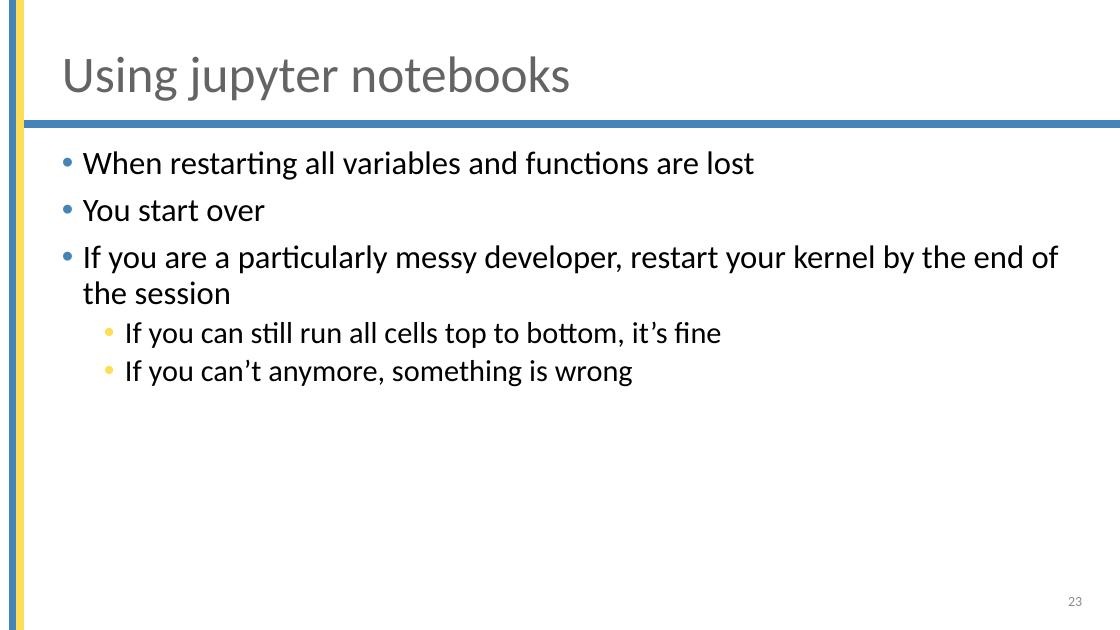
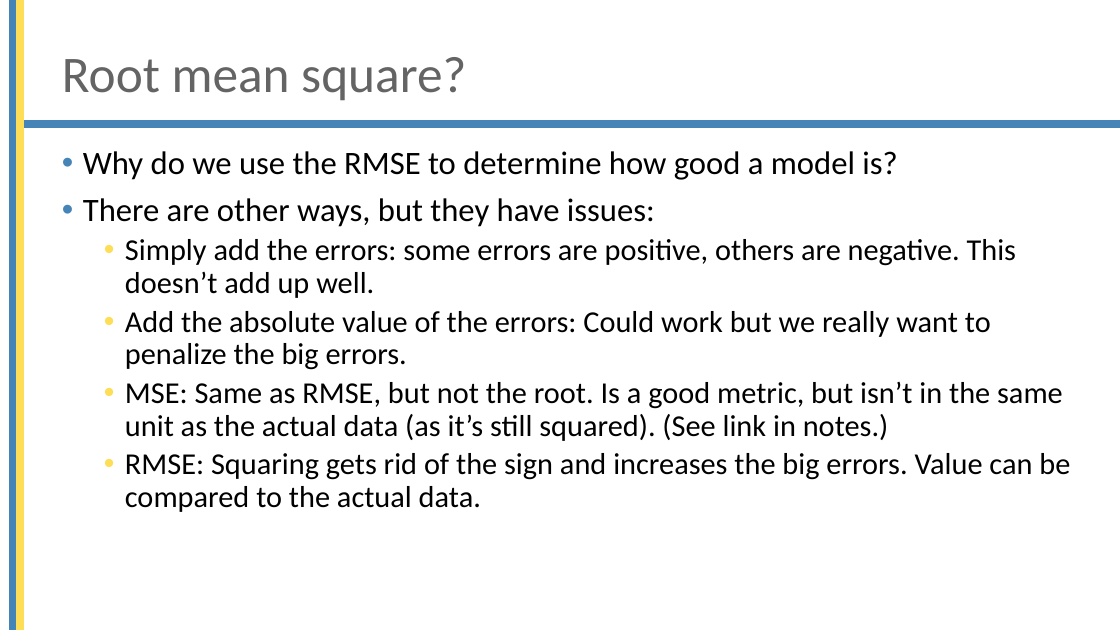
Before and after one commit to mjochen/Cello_AI, a slide deck: slide 12 of ppts/4 - Our first model.pptx (slide 23 before the commit). Drawn at 1120x630 pixels with LibreOffice and Linux fonts; fonts in the diff are those of the drawing; background and template pictures are left out. Boxes give left, top, right and bottom in pixels: in the first picture for what was removed or moved away, otherwise in the second. Text is boxed around its words. In the diff, an @@ line names an element or a change of style, - is before the commit and + after.

```diff
--- a/ppts/4 - Our first model.pptx
+++ b/ppts/4 - Our first model.pptx
@@ title at box(62, 57, 466, 101): text changed @@
-Using jupyter notebooks
+Root mean square?
@@ text at box(83, 151, 1070, 512): text changed; size 28 to 26 pt @@
-• When restarting all variables and functions are lost
-• You start over
-• If you are a particularly messy developer, restart your kernel by the end of the session
-  • If you can still run all cells top to bottom, it’s fine
-  • If you can’t anymore, something is wrong
+• Why do we use the RMSE to determine how good a model is?
+• There are other ways, but they have issues:
+  • Simply add the errors: some errors are positive, others are negative. This doesn’t add up well.
+  • Add the absolute value of the errors: Could work but we really want to penalize the big errors.
+  • MSE: Same as RMSE, but not the root. Is a good metric, but isn’t in the same unit as the actual data (as it’s still squared). (See link in notes.)
+  • RMSE: Squaring gets rid of the sign and increases the big errors. Value can be compared to the actual data.
@@ page number removed at box(1068, 597, 1082, 606) @@
-23
```
Also in this commit, not shown: 1 other slide changed, 13 slides added, 36 slides removed, 5 other files.
